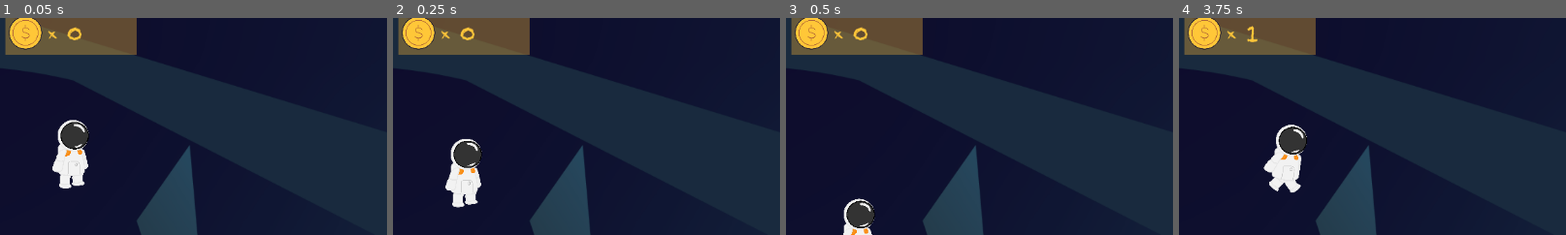
Above: before the commit, frames 1-4 (left to right).
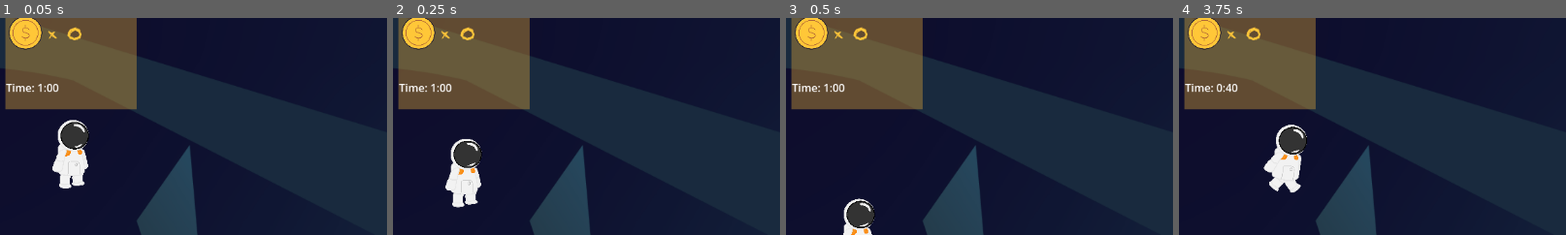
Above: after the commit, the same moments.

Repository: Ruiqiu7/DayDream-Sydney-Hackathon
Game: Godot game, scene res://level_1.tscn
The game is run twice, just before and just after one commit, with the same random seed, the same clock (stepped at 60 frames per second) and the same inputs. Before the commit the project has no main scene; this scene is started directly in both runs.
Inputs:
- Up to frame 1 (0.05 s): no input
- Up to frame 2 (0.25 s): no input
- Up to frame 3 (0.5 s): no input
- Up to frame 4 (3.75 s): hold D (right) 0.53-2.03 s; tap W (jump) at 0.77, 1.52, 3.02 s; hold A (left) 2.03-2.78 s; hold D (right) from 2.78 s (still down)
The pictures show only the part of the screen within x 0-50%, y 0-50%; the shares and areas given below are measured in that part.

The runs differ from the first frame. In frame 1, 8.5% of the frame differs, in the area x 1-36%, y 16-42%; in frame 2, 8.5%; in frame 3, 8.5%; in frame 4, 8.7%, in the area x 1-36%, y 3-42%.

Commit message:
Added timer and fixed coins

Diff:
--- a/Global.gd
+++ b/Global.gd
@@ -3,6 +3,7 @@
 var new_level = "res://level_1.tscn"
 var coins_required=3
 var current_level = "res://level_1.tscn"
+var allocated_time = 60
 
 # Called when the node enters the scene tree for the first time.
 func _ready() -> void:
--- a/hud.gd
+++ b/hud.gd
@@ -1,23 +1,37 @@
 extends CanvasLayer
 
-# Called when the node enters the scene tree for the first time.
+@export var time_left = Global.allocated_time # Set the starting time in seconds
+var new_coins =0
 func _ready() -> void:
-	# Display the initial coin count from the global script
 	update_coin_label()
+	update_time_label()
 
-# A function to update the UI. This is better than calling _ready() again.
 func update_coin_label() -> void:
-	$Coins.text = str(Global.coins)
+	$Coins.text = str(Global.coins+new_coins )
+
+func update_time_label() -> void:
+	$TimeLabel.text = "Time: %d:%02d" % [time_left / 60, time_left % 60]
+
+func _on_game_timer_timeout() -> void:
+	time_left -= 1
+	update_time_label()
+
+	if time_left <= 0:
+		$GameTimer.stop()
+		print("Time's up!")
+		# Action for timer runs out
+
 
 func _on_coins_coin_collected() -> void:
-	Global.coins += 1 # A shorter way to write Global.coins = Global.coins + 1
+	new_coins += 1
 	update_coin_label()
 
 func _on_portal_new_level() -> void:
-	if Global.coins >= Global.coins_required:
-		Global.coins -= Global.coins_required # A shorter way to write Global.coins = Global.coins - 3
+	if Global.coins+ new_coins  >= Global.coins_required:
+		Global.coins -= Global.coins_required-new_coins
 		update_coin_label()
 		get_tree().change_scene_to_file(Global.new_level)
 
 func _on_fall_zone_body_entered(body: Node2D) -> void:
+	new_coins =0
 	get_tree().change_scene_to_file(Global.current_level)
--- a/hud.tscn
+++ b/hud.tscn
@@ -1,5 +1,6 @@
-[gd_scene load_steps=6 format=3 uid="uid://b7dwo7437fspl"]
+[gd_scene load_steps=7 format=3 uid="uid://df1kxu4l8mnwx"]
 
+[ext_resource type="Script" uid="uid://bhv3nhylrfk8w" path="res://hud.gd" id="1_8sq4i"]
 [ext_resource type="Texture2D" uid="uid://defeoc8o6qio0" path="res://Assets/Coins/coin.svg" id="1_64ctp"]
 [ext_resource type="FontFile" uid="uid://ds03x5j7stu2k" path="res://Assets/Coins/Chalkduster.ttf" id="2_8sq4i"]
 
@@ -11,8 +12,11 @@
 [sub_resource type="StyleBoxTexture" id="StyleBoxTexture_1xsix"]
 
 [node name="HUD" type="CanvasLayer"]
+script = ExtResource("1_8sq4i")
 
 [node name="Panel" type="Panel" parent="."]
+anchors_preset = -1
+anchor_bottom = 0.125
 offset_left = 8.0
 offset_top = -1.0
 offset_right = 203.0
@@ -52,3 +56,15 @@
 theme_override_styles/normal = SubResource("StyleBoxTexture_1xsix")
 text = "##"
 metadata/_edit_use_anchors_ = true
+
+[node name="TimeLabel" type="Label" parent="."]
+offset_left = 9.0
+offset_top = 95.0
+offset_right = 135.0
+offset_bottom = 189.0
+text = "Time remaining:"
+
+[node name="GameTimer" type="Timer" parent="."]
+autostart = true
+
+[connection signal="timeout" from="GameTimer" to="." method="_on_game_timer_timeout"]
--- a/level_1.gd
+++ b/level_1.gd
@@ -2,3 +2,4 @@
 func _ready() -> void:
 	Global.new_level = "res://level_2.tscn"
 	Global.current_level = "res://level_1.tscn"
+	Global.allocated_time= 40
--- a/level_1.tscn
+++ b/level_1.tscn
@@ -1,12 +1,11 @@
-[gd_scene load_steps=10 format=4 uid="uid://xm5e6f5olrmd"]
+[gd_scene load_steps=9 format=4 uid="uid://dx2qv8b00i8y4"]
 
 [ext_resource type="Script" uid="uid://bll52wwpti5xw" path="res://level_1.gd" id="1_bjebc"]
 [ext_resource type="TileSet" uid="uid://3qccfwe11px8" path="res://level_1_tilesets.tres" id="2_ihfcg"]
-[ext_resource type="PackedScene" uid="uid://npjd8moii4aq" path="res://Portal.tscn" id="4_ihfcg"]
-[ext_resource type="PackedScene" uid="uid://b5etc2g8tigns" path="res://Player.tscn" id="4_rka8t"]
-[ext_resource type="PackedScene" uid="uid://dtrhpexbpwdwg" path="res://Coin.tscn" id="5_rka8t"]
-[ext_resource type="PackedScene" uid="uid://b7dwo7437fspl" path="res://hud.tscn" id="6_j7kpp"]
-[ext_resource type="Script" uid="uid://bhv3nhylrfk8w" path="res://hud.gd" id="7_bjebc"]
+[ext_resource type="PackedScene" path="res://Portal.tscn" id="4_ihfcg"]
+[ext_resource type="PackedScene" path="res://Player.tscn" id="4_rka8t"]
+[ext_resource type="PackedScene" path="res://Coin.tscn" id="5_rka8t"]
+[ext_resource type="PackedScene" uid="uid://df1kxu4l8mnwx" path="res://hud.tscn" id="6_j7kpp"]
 [ext_resource type="Texture2D" uid="uid://d3ksgc2ektm7b" path="res://Assets/Background/Deeper-01.png" id="7_sof0w"]
 
 [sub_resource type="RectangleShape2D" id="RectangleShape2D_j7kpp"]
@@ -72,7 +71,6 @@
 position = Vector2(603, 374)
 
 [node name="HUD" parent="." instance=ExtResource("6_j7kpp")]
-script = ExtResource("7_bjebc")
 
 [connection signal="body_entered" from="Portal" to="Portal" method="_on_body_entered"]
 [connection signal="new_level" from="Portal" to="HUD" method="_on_portal_new_level"]
--- a/project.godot
+++ b/project.godot
@@ -11,7 +11,7 @@
 [application]
 
 config/name="Daydream Sydney Hackathon"
-run/main_scene="res://coins.tscn"
+run/main_scene="uid://xm5e6f5olrmd"
 config/features=PackedStringArray("4.5", "Mobile")
 config/icon="res://icon.svg"
 
